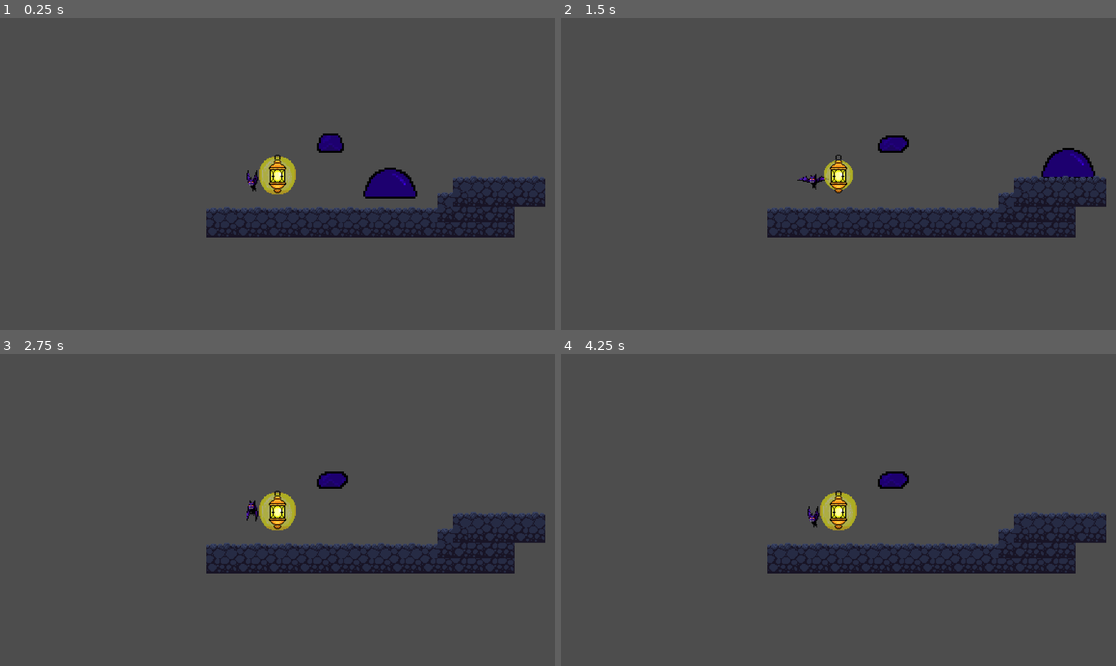
Above: before the commit, frames 1-4 (two rows, left to right).
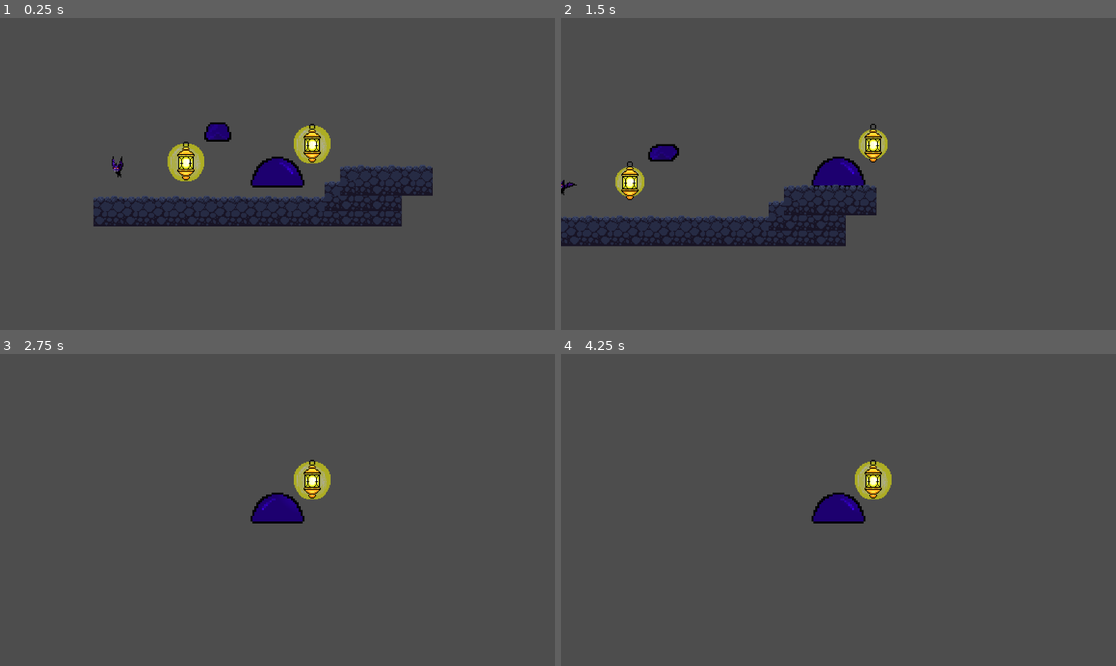
Above: after the commit, the same moments.

Repository: yaksies/campfireGame
Game: Godot game, scene res://scenes/game.tscn
Same seed, same stepped clock (60 frames per second), same inputs: the game is played once before the commit and once after it. This scene is started directly instead of the project's main scene.
Inputs:
- Up to frame 1 (0.25 s): no input
- Up to frame 2 (1.5 s): hold D (move_right) from 0.53 s (still down); tap Space (jump) at 0.77 s
- Up to frame 3 (2.75 s): tap Space (jump) at 1.52 s; release D (move_right) at 2.03 s; hold A (move_left) from 2.03 s (still down)
- Up to frame 4 (4.25 s): release A (move_left) at 2.78 s; hold D (move_right) from 2.78 s (still down); tap Space (jump) at 3.02, 3.77 s

The runs differ from the first frame. In frame 1, 13% of the frame differs, in the area x 16-99%, y 33-71%; in frame 2, 14%, in the area x 0-99%, y 33-74%; in frame 3, 8.6%; in frame 4, 8.6%.

Commit message:
Added a bunch of stuff idk

Diff:
--- a/campfire-game/project.godot
+++ b/campfire-game/project.godot
@@ -11,7 +11,7 @@
 [application]
 
 config/name="campfireGame"
-run/main_scene="uid://ddc50ffskuo7b"
+run/main_scene="uid://bp8ta6ldqkunr"
 config/features=PackedStringArray("4.6", "Forward Plus")
 config/icon="res://icon.svg"
 
--- a/campfire-game/scenes/game.tscn
+++ b/campfire-game/scenes/game.tscn
@@ -25,9 +25,10 @@
 position = Vector2(-39, -45)
 
 [node name="Bat" parent="." unique_id=627129010 instance=ExtResource("1_uwrxv")]
+position = Vector2(-23, -3)
 
 [node name="Lantern" parent="." unique_id=733144119 instance=ExtResource("2_yqjtg")]
-position = Vector2(26, -2)
+position = Vector2(48, -4)
 
 [node name="CharacterBody2D" parent="." unique_id=2036836032 instance=ExtResource("3_lnu2h")]
 position = Vector2(81, -32)
@@ -35,6 +36,10 @@
 [node name="Player" parent="." unique_id=1307399855 instance=ExtResource("4_lbhrr")]
 position = Vector2(143, -19)
 
+[node name="Camera2D" type="Camera2D" parent="Player" unique_id=35773355]
+zoom = Vector2(2, 2)
+limit_smoothed = true
+
 [node name="TileMap" type="TileMap" parent="." unique_id=1306650108]
 tile_set = SubResource("TileSet_u5sy4")
 format = 2
--- a/campfire-game/scenes/lantern.tscn
+++ b/campfire-game/scenes/lantern.tscn
@@ -39,12 +39,14 @@
 [sub_resource type="CanvasItemMaterial" id="CanvasItemMaterial_jdg25"]
 
 [sub_resource type="Gradient" id="Gradient_jdg25"]
+offsets = PackedFloat32Array(0, 0.024096385, 1)
+colors = PackedColorArray(1, 1, 1, 1, 0.7288225, 0.72882193, 0.728821, 1, 0, 0, 0, 1)
 
 [sub_resource type="GradientTexture2D" id="GradientTexture2D_y6stn"]
 gradient = SubResource("Gradient_jdg25")
 fill = 1
 fill_from = Vector2(0.4982639, 0.4878472)
-fill_to = Vector2(0.5, 0.5)
+fill_to = Vector2(0.9000001, 0.9000001)
 metadata/_snap_enabled = true
 
 [sub_resource type="CapsuleShape2D" id="CapsuleShape2D_spggs"]
@@ -59,9 +61,9 @@
 [node name="PointLight2D" type="PointLight2D" parent="." unique_id=48950917]
 texture_filter = 1
 material = SubResource("CanvasItemMaterial_jdg25")
-position = Vector2(0, -1.9073486e-06)
-scale = Vector2(0.9114584, 0.8880209)
-energy = 0.5
+position = Vector2(1.9073486e-06, -1.9073486e-06)
+scale = Vector2(1.9140625, 1.8502604)
+energy = 1.45
 shadow_enabled = true
 shadow_filter_smooth = 3.5
 texture = SubResource("GradientTexture2D_y6stn")
@@ -72,6 +74,3 @@
 
 [node name="CollisionShape2D" type="CollisionShape2D" parent="Area2D" unique_id=1410033300]
 shape = SubResource("CapsuleShape2D_spggs")
-
-[node name="Camera2D" type="Camera2D" parent="." unique_id=704469639]
-zoom = Vector2(2, 2)
--- a/campfire-game/scenes/player.tscn
+++ b/campfire-game/scenes/player.tscn
@@ -2,6 +2,7 @@
 
 [ext_resource type="Script" uid="uid://g0u8pqr432st" path="res://scenes/player.gd" id="1_g2els"]
 [ext_resource type="Texture2D" uid="uid://byjta63ceofvk" path="res://assets/player/New_Piskel_2.png" id="2_qhqgy"]
+[ext_resource type="PackedScene" uid="uid://ch518yq0o8s8" path="res://scenes/lantern.tscn" id="3_qhqgy"]
 
 [sub_resource type="SpriteFrames" id="SpriteFrames_dqkch"]
 animations = [{
@@ -27,3 +28,6 @@
 position = Vector2(0, -2)
 shape = SubResource("RectangleShape2D_qlg0r")
 one_way_collision = true
+
+[node name="Lantern" parent="." unique_id=733144119 instance=ExtResource("3_qhqgy")]
+position = Vector2(36, -32)
--- a/campfire-game/scenes/slome.tscn
+++ b/campfire-game/scenes/slome.tscn
@@ -49,7 +49,3 @@
 position = Vector2(0.99999994, -1)
 scale = Vector2(1.3701972, 0.24551941)
 shape = SubResource("CapsuleShape2D_ercrr")
-
-[node name="Camera2D" type="Camera2D" parent="CollisionShape2D" unique_id=1190471383]
-zoom = Vector2(4, 4)
-position_smoothing_enabled = true
